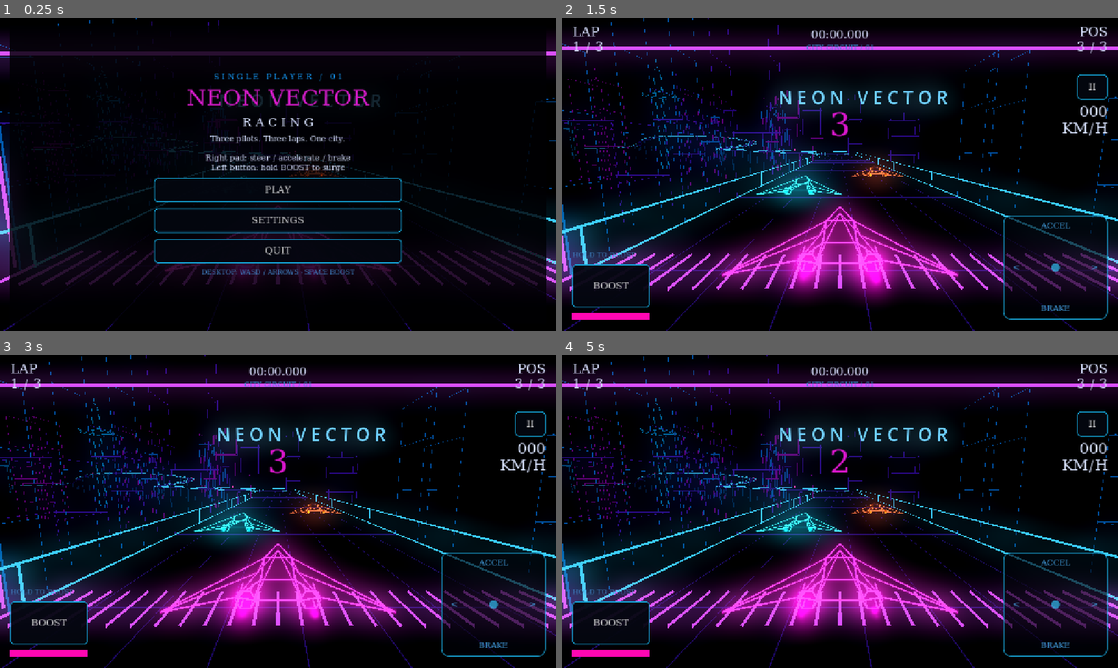
Above: before the commit, frames 1-4 (two rows, left to right).
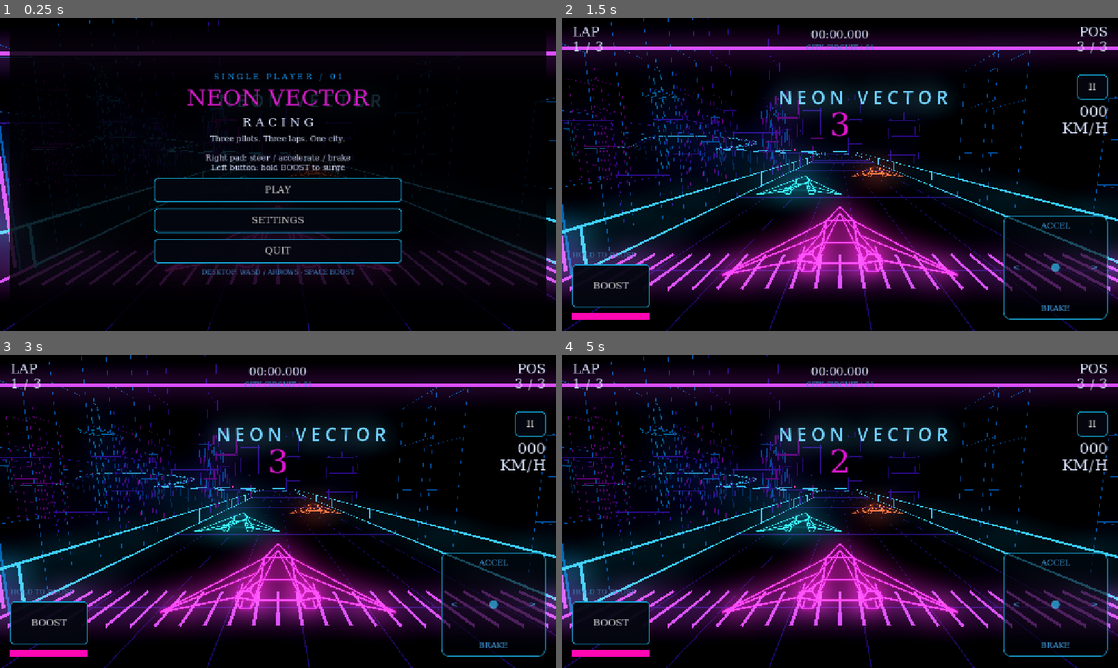
Above: after the commit, the same moments.

Repository: thokem74/WipXout
Game: Godot game, scene res://scenes/main.tscn
Same seed, same stepped clock (60 frames per second), same inputs: the game is played once before the commit and once after it.
Inputs (mouse positions are in pixels of both pictures, inside the frame that each line leads up to):
- Up to frame 1 (0.25 s): no input
- Up to frame 2 (1.5 s): click "PLAY" at 0.5 s; tap Enter at 1.25 s; move the mouse to (962, 158) at 1.27 s; hold D from 1.28 s (still down); click (962, 158) at 1.42 s
- Up to frame 3 (3 s): tap Space at 1.52 s; release D at 2 s; click "II" at 2 s; click "RESTART" at 2.75 s
- Up to frame 4 (5 s): drag from (728, 527) to (812, 574) at 3.52 s; move the mouse to (895, 442) at 4.27 s; hold D from 4.28 s (still down)

The runs differ from the first frame. In frame 1, less than 0.1% of the frame differs, in the area x 42-58%, y 49-83%; in frame 2, 2.0%, in the area x 39-61%, y 49-92%; in frame 3, 1.5%; in frame 4, 1.4%.

Commit message:
jet propulsion visual effects removed

Diff:
--- a/project.godot
+++ b/project.godot
@@ -33,6 +33,6 @@
 
 renderer/rendering_method="mobile"
 textures/vram_compression/import_etc2_astc=true
+viewport/hdr_2d=true
 anti_aliasing/quality/msaa_3d=2
-viewport/hdr_2d=true
 environment/defaults/default_clear_color=Color(0, 0, 0, 1)
--- a/resources/plasma_jet.gdshader
+++ /dev/null
@@ -1,23 +0,0 @@
-shader_type spatial;
-render_mode unshaded, blend_add, cull_disabled, depth_draw_never;
-
-uniform float glow_energy : hint_range(0.0, 8.0) = 1.0;
-
-void vertex() {
-	// Face the camera while retaining each GPU particle's size and position.
-	vec3 particle_scale = vec3(length(MODEL_MATRIX[0].xyz),
-		length(MODEL_MATRIX[1].xyz), length(MODEL_MATRIX[2].xyz));
-	MODELVIEW_MATRIX = VIEW_MATRIX * mat4(
-		INV_VIEW_MATRIX[0] * particle_scale.x,
-		INV_VIEW_MATRIX[1] * particle_scale.y,
-		INV_VIEW_MATRIX[2] * particle_scale.z, MODEL_MATRIX[3]);
-}
-
-void fragment() {
-	// A radial falloff makes a soft plasma bead without a texture asset.
-	float radius = length(UV * 2.0 - 1.0);
-	float softness = pow(max(0.0, 1.0 - radius), 2.0);
-	ALBEDO = COLOR.rgb;
-	EMISSION = COLOR.rgb * glow_energy;
-	ALPHA = COLOR.a * softness;
-}
--- a/scenes/ship_visual.tscn
+++ b/scenes/ship_visual.tscn
@@ -1,60 +1,8 @@
-[gd_scene load_steps=8 format=3]
+[gd_scene load_steps=2 format=3]
 [ext_resource type="Script" path="res://scripts/ship_visual.gd" id="1"]
-[ext_resource type="Shader" path="res://resources/plasma_jet.gdshader" id="2"]
-[sub_resource type="Gradient" id="JetFade"]
-offsets = PackedFloat32Array(0, 0.12, 0.65, 1)
-colors = PackedColorArray(1, 1, 1, 0, 1, 1, 1, 1, 1, 1, 1, 0.65, 1, 1, 1, 0)
-[sub_resource type="GradientTexture1D" id="JetFadeTexture"]
-gradient = SubResource("JetFade")
-[sub_resource type="ParticleProcessMaterial" id="JetProcess"]
-resource_local_to_scene = true
-emission_shape = 1
-emission_sphere_radius = 0.12
-direction = Vector3(0, 0, 1)
-spread = 4.0
-initial_velocity_min = 3.0
-initial_velocity_max = 4.5
-gravity = Vector3(0, 0, 0)
-scale_min = 0.65
-scale_max = 1.0
-color = Color(1, 0.015, 0.8, 1)
-color_ramp = SubResource("JetFadeTexture")
-attractor_interaction_enabled = false
-[sub_resource type="ShaderMaterial" id="JetGlow"]
-resource_local_to_scene = true
-shader = ExtResource("2")
-shader_parameter/glow_energy = 1.0
-[sub_resource type="QuadMesh" id="JetParticle"]
-resource_local_to_scene = true
-material = SubResource("JetGlow")
-size = Vector2(0.65, 0.65)
 [node name="Wireframe" type="Node3D"]
 script = ExtResource("1")
 [node name="Core" type="MeshInstance3D" parent="."]
 cast_shadow = 0
 [node name="Halo" type="MeshInstance3D" parent="."]
 cast_shadow = 0
-[node name="LeftJet" type="GPUParticles3D" parent="."]
-position = Vector3(-1.2, 0, 2.55)
-cast_shadow = 0
-amount = 32
-amount_ratio = 0.25
-lifetime = 0.22
-fixed_fps = 60
-preprocess = 0.22
-local_coords = true
-visibility_aabb = AABB(-1, -1, -1, 2, 2, 9)
-process_material = SubResource("JetProcess")
-draw_pass_1 = SubResource("JetParticle")
-[node name="RightJet" type="GPUParticles3D" parent="."]
-position = Vector3(1.2, 0, 2.55)
-cast_shadow = 0
-amount = 32
-amount_ratio = 0.25
-lifetime = 0.22
-fixed_fps = 60
-preprocess = 0.22
-local_coords = true
-visibility_aabb = AABB(-1, -1, -1, 2, 2, 9)
-process_material = SubResource("JetProcess")
-draw_pass_1 = SubResource("JetParticle")
--- a/scripts/racer.gd
+++ b/scripts/racer.gd
@@ -42,7 +42,6 @@
 	finished_rank = 0
 	visual_time = 0.0
 	progress.reset(start_distance)
-	$Wireframe.reset_propulsion()
 	update_pose(0.0)
 
 
@@ -126,4 +125,3 @@
 	position += basis.x * lateral_offset + basis.y * (tuning.hover_height + sin(visual_time * 3.0) * 0.10)
 	$Wireframe.rotation.z = lerp_angle($Wireframe.rotation.z, -lateral_velocity * 0.035, 1.0 - exp(-delta * 8.0))
 	$Wireframe.rotation.y = -lateral_velocity * 0.012
-	$Wireframe.set_propulsion(speed / tuning.top_speed, boost_active)
--- a/scripts/ship_visual.gd
+++ b/scripts/ship_visual.gd
@@ -7,44 +7,12 @@
 		if is_inside_tree():
 			build()
 
-var _propulsion_speed: float = -1.0
-var _propulsion_boost: bool = false
-
-@onready var _jets: Array[GPUParticles3D] = [$LeftJet, $RightJet]
-
-
 func _ready() -> void:
 	build()
 
 
 func set_color(value: Color) -> void:
 	color = value
-
-
-func set_propulsion(speed_ratio: float, boosting: bool) -> void:
-	var strength := clampf(speed_ratio, 0.0, 1.0)
-	# Avoid sending identical material updates for every frame at cruising speed.
-	if is_equal_approx(strength, _propulsion_speed) and boosting == _propulsion_boost:
-		return
-	_propulsion_speed = strength
-	_propulsion_boost = boosting
-	var velocity := 28.0 if boosting else lerpf(4.5, 16.0, strength)
-	var energy := 6.0 if boosting else lerpf(1.0, 3.5, strength)
-	var density := 1.0 if boosting else lerpf(0.25, 0.8, strength)
-	for jet in _jets:
-		jet.amount_ratio = density
-	# Both engines share resources within this ship, but not with other racers.
-	var process := _jets[0].process_material as ParticleProcessMaterial
-	process.initial_velocity_min = velocity * 0.75
-	process.initial_velocity_max = velocity
-	var glow := _jets[0].draw_pass_1.material as ShaderMaterial
-	glow.set_shader_parameter("glow_energy", energy)
-
-
-func reset_propulsion() -> void:
-	set_propulsion(0.0, false)
-	for jet in _jets:
-		jet.restart()
 
 
 func build() -> void:
@@ -73,6 +41,3 @@
 	$Core.material_override = NeonLines.material(color, 2.4)
 	$Halo.mesh = NeonLines.mesh(lines, 0.36)
 	$Halo.material_override = NeonLines.halo_material(color)
-	for jet in _jets:
-		var process := jet.process_material as ParticleProcessMaterial
-		process.color = color
--- a/tests/test_runner.gd
+++ b/tests/test_runner.gd
@@ -34,7 +34,6 @@
 	check(start.basis.z.dot(end.basis.z) > 0.999, "Circuit tangent closes")
 	test_track_layout(game.circuit)
 	test_camera_clearance(game)
-	test_propulsion(game)
 	game.start_race()
 	game.state = game.State.RACING
 	game.ui.show_screen("")
@@ -125,34 +124,6 @@
 	call_deferred("quit", 1 if failures else 0)
 
 
-func test_propulsion(game: Node) -> void:
-	var visual: Node3D = game.racers[0].get_node("Wireframe")
-	var left: GPUParticles3D = visual.get_node("LeftJet")
-	var right: GPUParticles3D = visual.get_node("RightJet")
-	var rival: GPUParticles3D = game.racers[1].get_node("Wireframe/LeftJet")
-	var process := left.process_material as ParticleProcessMaterial
-	var rival_process := rival.process_material as ParticleProcessMaterial
-	check(not visual.has_node("Trails"), "Solid tail trails are removed")
-	check(process == right.process_material and process != rival_process,
-		"Twin jets share settings within a ship and remain independent between racers")
-	check(left.draw_pass_1 == right.draw_pass_1 and left.draw_pass_1 != rival.draw_pass_1,
-		"Particle glow resources remain independent between racers")
-	check(process.color == game.racers[0].neon_color
-		and rival_process.color == game.racers[1].neon_color, "Jet colors match their ships")
-	var rival_velocity := rival_process.initial_velocity_max
-	visual.set_propulsion(1.0, false)
-	var cruise_velocity := process.initial_velocity_max
-	var cruise_density := left.amount_ratio
-	visual.set_propulsion(1.0, true)
-	check(process.initial_velocity_max > cruise_velocity and left.amount_ratio > cruise_density,
-		"Boost lengthens and strengthens both plasma jets")
-	check(is_equal_approx(rival_process.initial_velocity_max, rival_velocity),
-		"Boosting one ship does not change rival exhaust")
-	visual.reset_propulsion()
-	check(process.initial_velocity_max < cruise_velocity and left.amount_ratio < cruise_density,
-		"Restart restores faint idle exhaust")
-
-
 func test_track_layout(circuit: Circuit) -> void:
 	var samples := ceili(circuit.length / 5.0)
 	var step := circuit.length / samples
--- a/tests/visual_runner.gd
+++ b/tests/visual_runner.gd
@@ -85,25 +85,6 @@
 		var filename := "/tmp/neon-section-%s-high.png" % section
 		viewport.get_texture().get_image().save_png(filename)
 		print("Saved ", filename, " at ", sections[section])
-	# Allow a full particle lifetime to render each propulsion state.
-	for mode: String in ["idle", "cruise", "boost", "restart"]:
-		for index in range(3):
-			var racer: Racer = game.racers[index]
-			if mode == "restart":
-				racer.reset(1500.0 + index * 12.0, -3.0 + index * 3.0)
-			else:
-				racer.track_distance = 1500.0 + index * 12.0
-				racer.lateral_offset = -3.0 + index * 3.0
-				racer.speed = 0.0 if mode == "idle" else racer.tuning.top_speed
-				racer.boost_active = mode == "boost"
-				racer.update_pose(0.1)
-		game.camera.snap_next = true
-		game.ui.update_hud(game.racers[0], 3, 12.52)
-		await create_timer(0.35).timeout
-		await RenderingServer.frame_post_draw
-		var filename := "/tmp/neon-exhaust-%s.png" % mode
-		viewport.get_texture().get_image().save_png(filename)
-		print("Saved ", filename)
 	for screen: String in ["SettingsMenu", "PauseMenu", "ResultsMenu"]:
 		game.ui.show_screen(screen)
 		if screen == "ResultsMenu":
Not shown, removed: resources/plasma_jet.gdshader.uid
Not shown, changed: README.md
